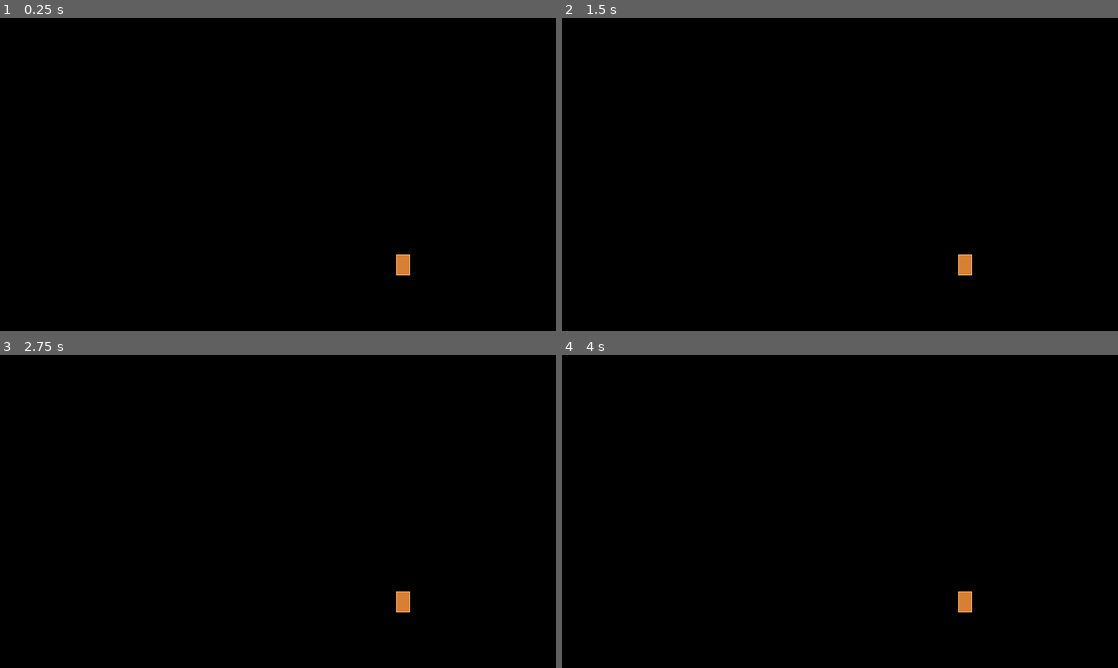
Above: before the commit, frames 1-4 (two rows, left to right).
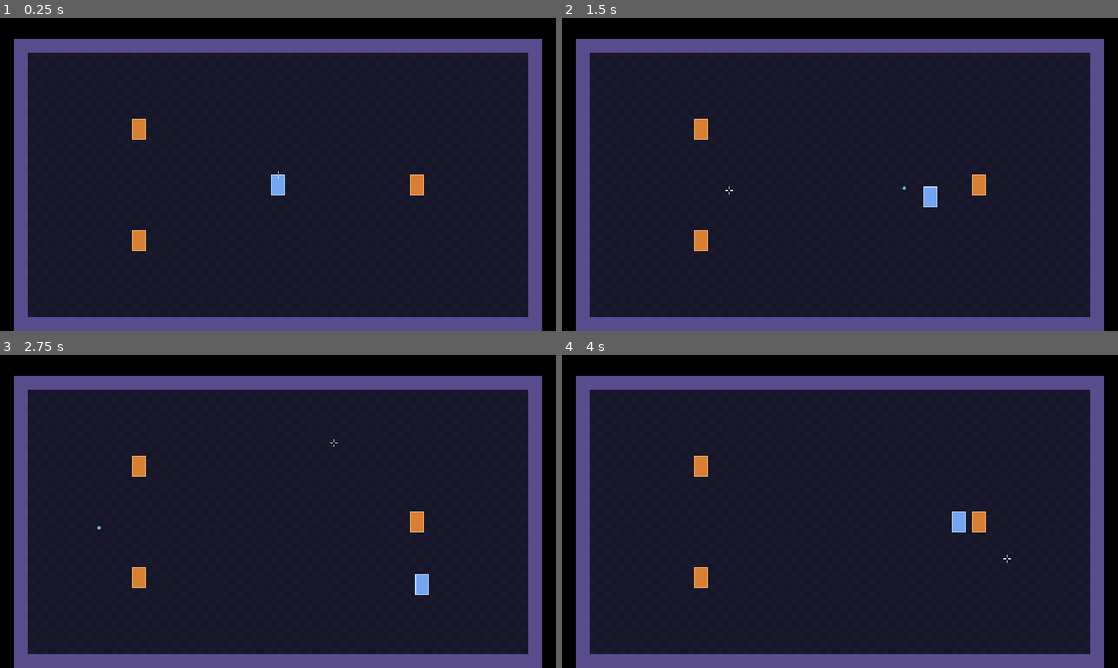
Above: after the commit, the same moments.

Repository: Kroustille/hypnagogia
Game: Godot game, scene res://main/main.tscn
The game is run twice, just before and just after one commit, with the same random seed, the same clock (stepped at 60 frames per second) and the same inputs.
Inputs (mouse positions are in pixels of both pictures, inside the frame that each line leads up to):
- Up to frame 1 (0.25 s): no input
- Up to frame 2 (1.5 s): tap Enter at 0.5 s; move the mouse to (962, 158) at 0.52 s; hold D (move_right) 0.53-1.28 s; tap Space (dash) at 0.6 s; move the mouse to (728, 190) at 1.27 s; hold S (move_down) from 1.28 s (still down); click (728, 190) at 1.35 s
- Up to frame 3 (2.75 s): move the mouse to (333, 442) at 2.02 s; release S (move_down) at 2.03 s; hold D (move_right) from 2.03 s (still down); tap 1 at 2.1 s
- Up to frame 4 (4 s): move the mouse to (812, 574) at 2.77 s; release D (move_right) at 2.78 s; hold W (move_up) 2.78-3.53 s; tap 2 at 2.85 s; move the mouse to (1006, 558) at 3.52 s; hold A (move_left) from 3.53 s (still down); tap 3 at 3.6 s

The runs differ from the first frame. In frame 1, 89% of the frame differs, in the area x 2-98%, y 6-100%; in frame 2, 89%; in frame 3, 89%; in frame 4, 89%.
Error before the commit: Assertion failed: Arena.setup() must be called before add_child() (res://rooms/arena/arena.gd:34)

Commit message:
feat(ui): add the wake screen and restart a new run
Co-Authored-By: Claude Sonnet 5.5 <noreply@anthropic.com>

Diff:
--- a/game/localization/strings.csv
+++ b/game/localization/strings.csv
@@ -13,3 +13,5 @@
 UI_SETTINGS_DAMAGE_NUMBERS,Chiffres de dégâts
 UI_SETTINGS_BACK,Retour
 UI_SETTINGS_PERCENT,%d %%
+UI_WAKE_TITLE,Tu te réveilles.
+UI_WAKE_RESTART,Se rendormir (%s)
--- a/game/main/main.gd
+++ b/game/main/main.gd
@@ -1,20 +1,27 @@
 class_name Main
 extends Node
-## Application root. Hosts the active scene and the UI layer, and owns the pause (story 1.6):
-## pausing disables ActiveScene (process_mode) and sets GameClock.paused, together and only here.
+## Application root. Hosts the active scene (the Run) and the UI layer, and owns the pause (story 1.6) and the
+## wake screen freeze (story 2.2): freezing disables ActiveScene (process_mode) and sets GameClock.paused,
+## together and only here.
 ## SceneTree.paused is never used, so the UI layer and the autoloads (Audio) keep running.
 
-const ARENA_PATH: String = "res://rooms/arena/arena.tscn"
+## Preloaded: keeps run.tscn, so its arena, in the resource cache for the whole session (restart without reload).
+const RUN_SCENE: PackedScene = preload("res://run/run.tscn")
 const BULLET_LOAD_TEST_PATH: String = "res://debug/bullet_load_test.tscn"
 const DEBUG_PANEL_PATH: String = "res://debug/debug_panel.tscn"
 ## Debug slow motion factor (F4). A debug tool, not a gameplay value.
 const SLOW_MOTION_SCALE: float = 0.25
+const WAKE_SCREEN_SCENE: PackedScene = preload("res://ui/menus/wake_screen.tscn")
 const PAUSE_MENU_SCENE: PackedScene = preload("res://ui/menus/pause_menu.tscn")
 const SETTINGS_MENU_SCENE: PackedScene = preload("res://ui/menus/settings_menu.tscn")
 
 var _last_scale_factor: int = -1
 var _last_window_size: Vector2i = Vector2i.ZERO
 var _load_test_active: bool = false
+## True while the wake screen is open (the run is over, the game is frozen behind it).
+var _run_over: bool = false
+var _run_ended_msec: int = 0
+var _wake_screen: WakeScreen
 var _pause_menu: PauseMenu
 var _settings_menu: SettingsMenu
 
@@ -33,7 +40,8 @@
 		if panel_scene != null:
 			_ui.add_child(panel_scene.instantiate())
 	_setup_menus()
-	_show_scene(ARENA_PATH)
+	Events.run_ended.connect(_on_events_run_ended)
+	_start_run()
 	_check_window_scale()
 
 
@@ -56,10 +64,13 @@
 
 ## Hidden menus, added last to UI so they draw above the overlays.
 func _setup_menus() -> void:
+	_wake_screen = WAKE_SCREEN_SCENE.instantiate() as WakeScreen
 	_pause_menu = PAUSE_MENU_SCENE.instantiate() as PauseMenu
 	_settings_menu = SETTINGS_MENU_SCENE.instantiate() as SettingsMenu
+	_ui.add_child(_wake_screen)
 	_ui.add_child(_pause_menu)
 	_ui.add_child(_settings_menu)
+	_wake_screen.restart_requested.connect(_on_wake_screen_restart_requested)
 	_pause_menu.resume_requested.connect(_on_pause_menu_resume_requested)
 	_pause_menu.settings_requested.connect(_on_pause_menu_settings_requested)
 	_pause_menu.quit_requested.connect(_on_pause_menu_quit_requested)
@@ -72,12 +83,17 @@
 		_set_paused(true, "focus lost")
 
 
-## The only place that pauses or resumes the game. Never use get_tree().paused.
+## The only code that freezes or unfreezes the game (pause and wake screen). Never use get_tree().paused.
+func _freeze(frozen: bool) -> void:
+	GameClock.paused = frozen
+	_active_scene.process_mode = Node.PROCESS_MODE_DISABLED if frozen else Node.PROCESS_MODE_INHERIT
+
+
+## Pause and resume. Ignored behind the wake screen: no pause menu over it (it would reopen the dead game).
 func _set_paused(value: bool, reason: String = "") -> void:
-	if value == GameClock.paused:
-		return
-	GameClock.paused = value
-	_active_scene.process_mode = Node.PROCESS_MODE_DISABLED if value else Node.PROCESS_MODE_INHERIT
+	if _run_over or value == GameClock.paused:
+		return
+	_freeze(value)
 	if value:
 		_pause_menu.open()
 	else:
@@ -99,10 +115,15 @@
 		return
 	if event.is_action_pressed("debug_load_test"):
 		var wants_load_test: bool = not _load_test_active
-		var path: String = BULLET_LOAD_TEST_PATH if wants_load_test else ARENA_PATH
-		# Flip the flag only after a successful load, so a failed load cannot desynchronize it.
-		if _show_scene(path):
-			_load_test_active = wants_load_test
+		if wants_load_test:
+			var load_test: PackedScene = load(BULLET_LOAD_TEST_PATH) as PackedScene
+			# Flip the flag only after a successful load, so a failed load cannot desynchronize it.
+			if load_test != null and _show_scene(load_test):
+				_load_test_active = true
+			else:
+				Log.warn("ui", "scene not found at %s" % BULLET_LOAD_TEST_PATH)
+		else:
+			_start_run()
 		get_viewport().set_input_as_handled()
 	elif event.is_action_pressed("debug_slow_motion"):
 		# The state lives in GameClock, so it survives scene changes (F5).
@@ -112,18 +133,39 @@
 		get_viewport().set_input_as_handled()
 
 
-## Replaces the content of ActiveScene by the scene at path. Returns false if it cannot load.
-func _show_scene(path: String) -> bool:
-	var scene: PackedScene = load(path) as PackedScene
-	if scene == null:
-		Log.warn("ui", "scene not found at %s" % path)
-		return false
+## Starts a new run: the old Run (if any) is destroyed, a fresh one is instantiated (AR20).
+func _start_run() -> void:
+	_wake_screen.hide()
+	_run_over = false
+	# Unfreeze before adding the new run: a node added under a disabled parent would miss NOTIFICATION_DISABLED/ENABLED.
+	_freeze(false)
+	_show_scene(RUN_SCENE)
+	_load_test_active = false
+
+
+## Replaces the content of ActiveScene by an instance of scene.
+func _show_scene(scene: PackedScene) -> bool:
 	for child: Node in _active_scene.get_children():
 		# Out of the tree at once, so its node groups (bullet managers, debug shapes) stop counting this frame.
 		_active_scene.remove_child(child)
 		child.queue_free()
 	_active_scene.add_child(scene.instantiate())
 	return true
+
+
+## The run ended (death): freeze the game and show the wake screen. Synchronous, in the tick of the lethal hit.
+func _on_events_run_ended(_outcome: int) -> void:
+	if _run_over:
+		return
+	_run_over = true
+	_run_ended_msec = Time.get_ticks_msec()
+	_freeze(true)
+	_wake_screen.open()
+
+
+func _on_wake_screen_restart_requested() -> void:
+	Log.info("run", "restart requested %d ms after the end of the run" % (Time.get_ticks_msec() - _run_ended_msec))
+	_start_run()
 
 
 func _on_pause_menu_resume_requested() -> void:
--- a/game/main/main.tscn
+++ b/game/main/main.tscn
@@ -12,4 +12,8 @@
 [node name="UI" type="CanvasLayer" parent="."]
 unique_name_in_owner = true
 
+[node name="Transition" type="CanvasLayer" parent="."]
+unique_name_in_owner = true
+layer = 2
+
 [node name="PerfOverlay" parent="UI" instance=ExtResource("2_perf")]
--- a/game/project.godot
+++ b/game/project.godot
@@ -137,6 +137,12 @@
 , Object(InputEventJoypadButton,"resource_local_to_scene":false,"resource_name":"","device":-1,"button_index":6,"pressure":0.0,"pressed":true,"script":null)]
 }
 
+restart={
+"deadzone": 0.2,
+"events": [Object(InputEventKey,"resource_local_to_scene":false,"resource_name":"","device":-1,"window_id":0,"alt_pressed":false,"shift_pressed":false,"ctrl_pressed":false,"meta_pressed":false,"pressed":false,"keycode":0,"physical_keycode":82,"key_label":0,"unicode":0,"location":0,"echo":false,"script":null)
+]
+}
+
 [internationalization]
 
 locale/translations=PackedStringArray("res://localization/strings.fr.translation")
--- /dev/null
+++ b/game/ui/menus/wake_screen.gd
@@ -0,0 +1,73 @@
+class_name WakeScreen
+extends Control
+## Wake-up screen shown by Main when a run ends (death). The restart key or the button asks Main for a new run.
+## Inputs are ignored for a short guard so a held or mashed key at the moment of death cannot skip it.
+## The game behind is frozen by Main (GameClock.paused): the guard counts raw physics ticks, not GameClock time.
+## Texts come from tr() (localization/strings.csv), never from the scene.
+
+signal restart_requested
+
+## Input guard after the screen opens, in seconds (UI placeholder, not a gameplay value).
+const INPUT_GUARD_SECONDS: float = 0.3
+
+var _guard_ticks_left: float = 0.0
+var _armed: bool = false
+
+@onready var _title: Label = %Title
+@onready var _restart_button: Button = %RestartButton
+
+
+func _ready() -> void:
+	_title.text = tr(&"UI_WAKE_TITLE")
+	_restart_button.text = tr(&"UI_WAKE_RESTART") % _restart_key_label()
+	_restart_button.pressed.connect(_on_restart_button_pressed)
+	hide()
+
+
+## Shows the screen with the inputs guarded; the restart button takes the focus.
+func open() -> void:
+	show()
+	_guard_ticks_left = INPUT_GUARD_SECONDS * Engine.physics_ticks_per_second
+	_armed = false
+	_restart_button.disabled = true
+	_restart_button.grab_focus()
+
+
+func _physics_process(_delta: float) -> void:
+	if not visible or _armed:
+		return
+	_guard_ticks_left -= 1.0 # raw ticks: GameClock is paused behind this screen
+	if _guard_ticks_left <= 1e-6:
+		_armed = true
+		_restart_button.disabled = false
+
+
+## Pause and ui_cancel are not consumed: Main ignores them while this screen is open.
+func _unhandled_input(event: InputEvent) -> void:
+	if not visible or not _armed:
+		return
+	if event.is_action_pressed(&"restart"):
+		get_viewport().set_input_as_handled()
+		_request_restart()
+
+
+func _request_restart() -> void:
+	if not visible or not _armed:
+		return
+	_armed = false # no double request
+	restart_requested.emit()
+
+
+func _on_restart_button_pressed() -> void:
+	_request_restart()
+
+
+## Label of the first key bound to restart. Works headless (unlike DisplayServer.keyboard_get_label_from_physical()).
+func _restart_key_label() -> String:
+	for event: InputEvent in InputMap.action_get_events(&"restart"):
+		var key: InputEventKey = event as InputEventKey
+		if key != null:
+			return key.as_text_physical_keycode()
+	Log.error("ui", "action restart has no key")
+	assert(false, "Action restart needs a key")
+	return "?"
--- /dev/null
+++ b/game/ui/menus/wake_screen.tscn
@@ -0,0 +1,47 @@
+[gd_scene load_steps=2 format=3]
+
+[ext_resource type="Script" path="res://ui/menus/wake_screen.gd" id="1_wake"]
+
+[node name="WakeScreen" type="Control"]
+layout_mode = 3
+anchors_preset = 15
+anchor_right = 1.0
+anchor_bottom = 1.0
+grow_horizontal = 2
+grow_vertical = 2
+script = ExtResource("1_wake")
+
+[node name="Dim" type="ColorRect" parent="."]
+layout_mode = 1
+anchors_preset = 15
+anchor_right = 1.0
+anchor_bottom = 1.0
+grow_horizontal = 2
+grow_vertical = 2
+color = Color(0, 0, 0, 0.6)
+
+[node name="Center" type="CenterContainer" parent="."]
+layout_mode = 1
+anchors_preset = 15
+anchor_right = 1.0
+anchor_bottom = 1.0
+grow_horizontal = 2
+grow_vertical = 2
+mouse_filter = 2
+
+[node name="Panel" type="PanelContainer" parent="Center"]
+layout_mode = 2
+
+[node name="Items" type="VBoxContainer" parent="Center/Panel"]
+custom_minimum_size = Vector2(120, 0)
+layout_mode = 2
+theme_override_constants/separation = 4
+
+[node name="Title" type="Label" parent="Center/Panel/Items"]
+unique_name_in_owner = true
+layout_mode = 2
+horizontal_alignment = 1
+
+[node name="RestartButton" type="Button" parent="Center/Panel/Items"]
+unique_name_in_owner = true
+layout_mode = 2
Not shown, added: game/ui/menus/wake_screen.gd.uid
